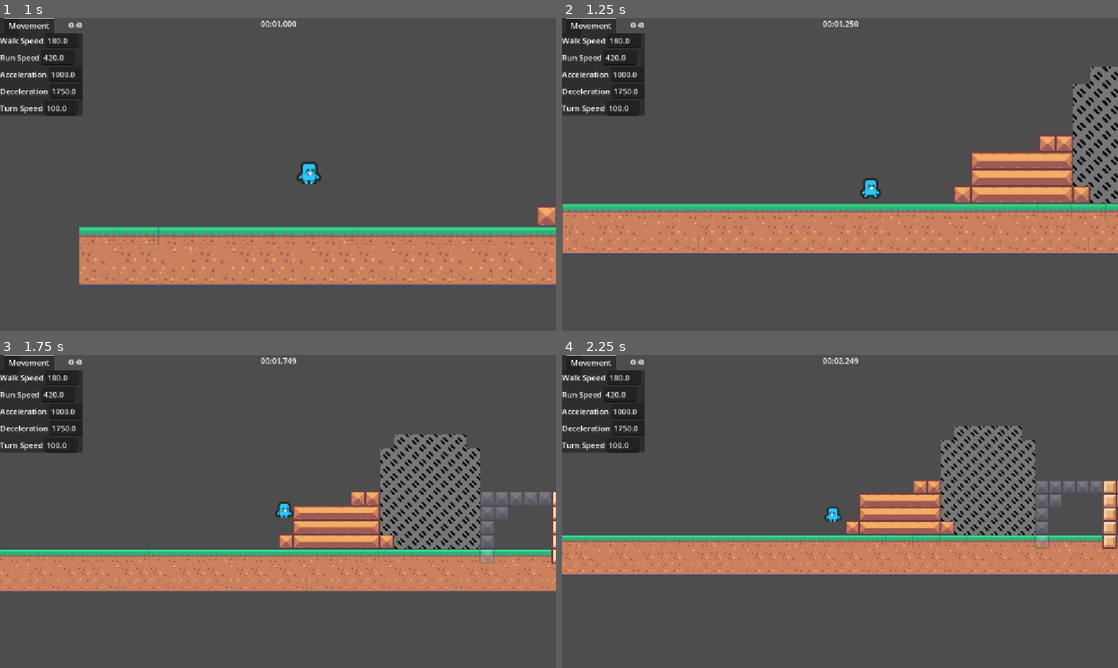
Above: before the commit, frames 1-4 (two rows, left to right).
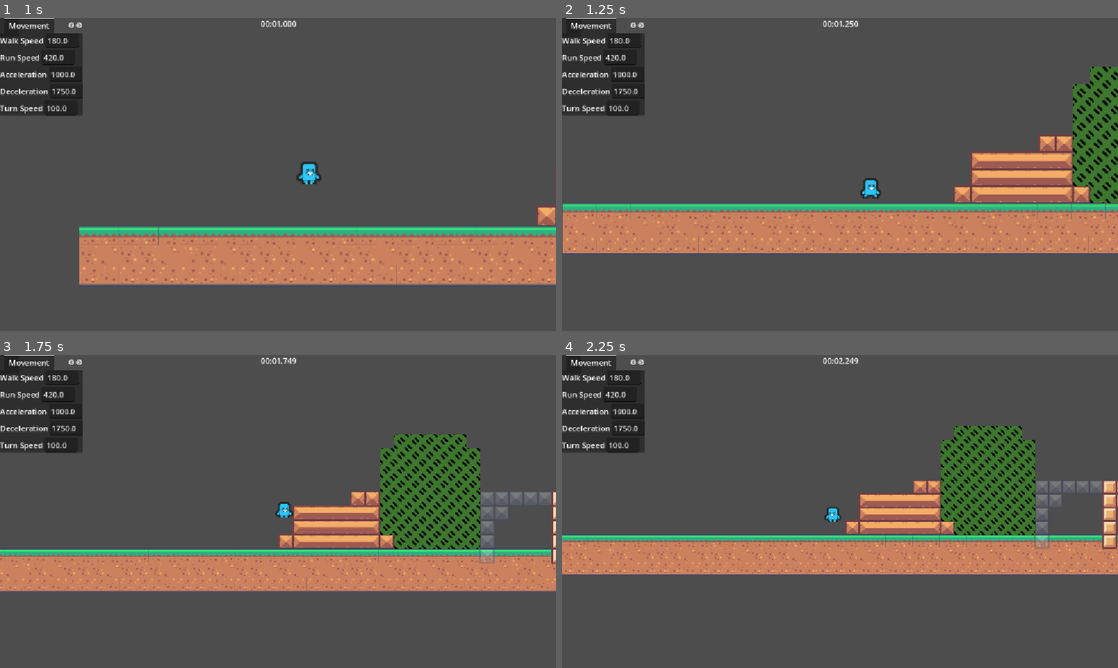
Above: after the commit, the same moments.

Repository: bridgerbird/GMTK2026-Game-Jam
Game: Godot game, scene res://scenes/level_tutorial.tscn
Two runs of this game, one before a commit and one after it. Both use one fixed random seed, a clock stepped at 60 frames per second and the inputs below. The project has no main scene, so this scene is started directly.
Inputs:
- Up to frame 1 (1 s): hold D (move_right) from 0.53 s (still down); hold Shift (run) from 0.53 s (still down); tap Space (jump) at 0.77 s
- Up to frame 2 (1.25 s): keep holding D (move_right); keep holding Shift (run)
- Up to frame 3 (1.75 s): keep holding D (move_right); release Shift (run) at 1.28 s; tap Q (toggle_phases) at 1.35 s; tap Space (jump) at 1.52 s
- Up to frame 4 (2.25 s): release D (move_right) at 2.03 s; hold A (move_left) from 2.03 s (still down); tap W (twist) at 2.1 s

Frame 1 is identical in both runs. In frame 2, 2.7% of the frame differs, in the area x 91-100%, y 15-60%; in frame 3, 5.3%, in the area x 68-87%, y 25-62%; in frame 4, 4.8%.

Commit message:
Green zones are now green

Diff:
--- a/scenes/level_tutorial.tscn
+++ b/scenes/level_tutorial.tscn
@@ -21,6 +21,7 @@
 tile_set = ExtResource("1_2x0bi")
 
 [node name="CPZ-Tiles" type="TileMapLayer" parent="." unique_id=598302516]
+modulate = Color(0.52216667, 1, 0.39, 1)
 tile_map_data = PackedByteArray("AAAZAP3/AwACAAUAAAAaAP3/AwACAAUAAAAbAP3/AwACAAUAAAAcAP3/AwACAAUAAAAdAP3/AwACAAUAAAAeAP …(768 unchanged characters)…
 tile_set = ExtResource("1_2x0bi")
 
